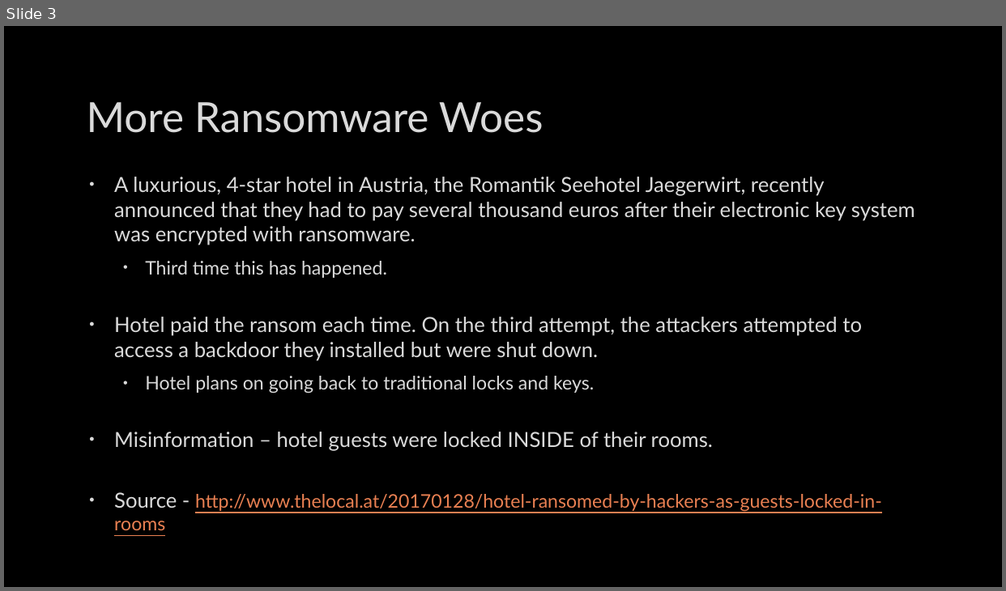
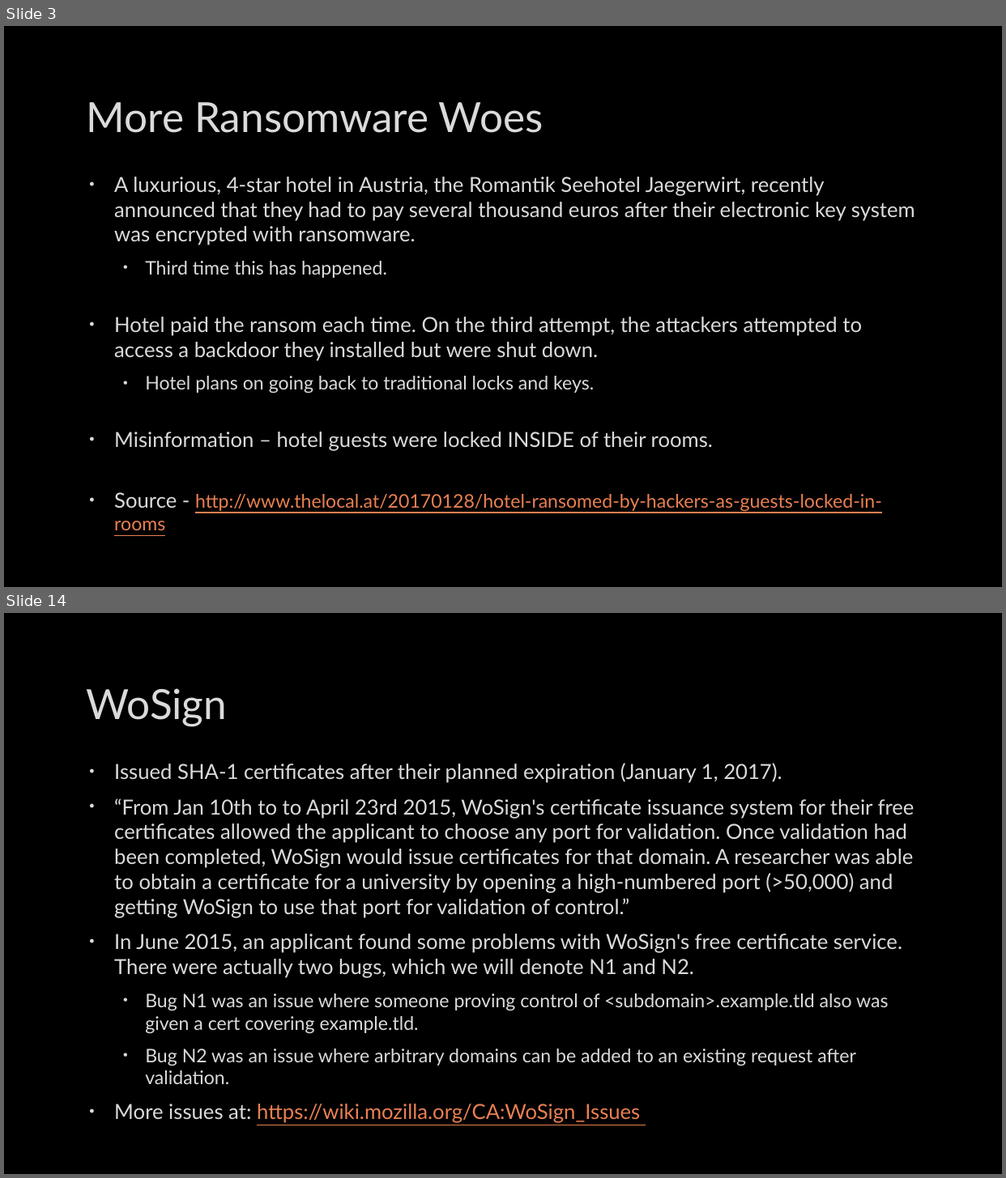
Before and after one commit to mbaccia514/SIG-Security, a slide deck: meetings/2017-02-07/2017-02-07.pptx. Shown one above the other, each under a label of ours: slide 3 before the commit, slides 3 and 14 after it; the slides between them are not shown. The pictures are 1006x591 and 1006x1178 pixels, drawn with LibreOffice and Linux fonts; fonts in the diff are those of the drawing; background and template pictures are left out. Boxes give left, top, right and bottom in pixels: in the first picture for what was removed or moved away, otherwise in the second. Text is boxed around its words. In the diff, an @@ line names an element or a change of style, - is before the commit and + after.

```diff
--- a/meetings/2017-02-07/2017-02-07.pptx
+++ b/meetings/2017-02-07/2017-02-07.pptx
@@ slide 14 added at box(4, 613, 1002, 1174), background picture (left out) @@
@@ title added at box(87, 688, 228, 726), 40 pt, text #DADADA @@
+WoSign
@@ text added at box(114, 763, 914, 1084), 20 pt, text #DADADA @@
+• Issued SHA-1 certificates after their planned expiration (January 1, 2017).
+• “From Jan 10th to to April 23rd 2015, WoSign's certificate issuance system for their free certificates allowed the applicant to choose any port for validation. Once validation had been completed, WoSign would issue certificates for that domain. A researcher was able to obtain a certificate for a university by opening a high-numbered port (>50,000) and getting WoSign to use that port for validation of control.”
+• In June 2015, an applicant found some problems with WoSign's free certificate service. There were actually two bugs, which we will denote N1 and N2.
+  • Bug N1 was an issue where someone proving control of <subdomain>.example.tld also was given a cert covering example.tld.
+  • Bug N2 was an issue where arbitrary domains can be added to an existing request after validation.
+• More issues at: https://wiki.mozilla.org/CA:WoSign_Issues
```
Also in this commit, not shown: 2 slides changed, 17 other slides added, 3 slides removed.
